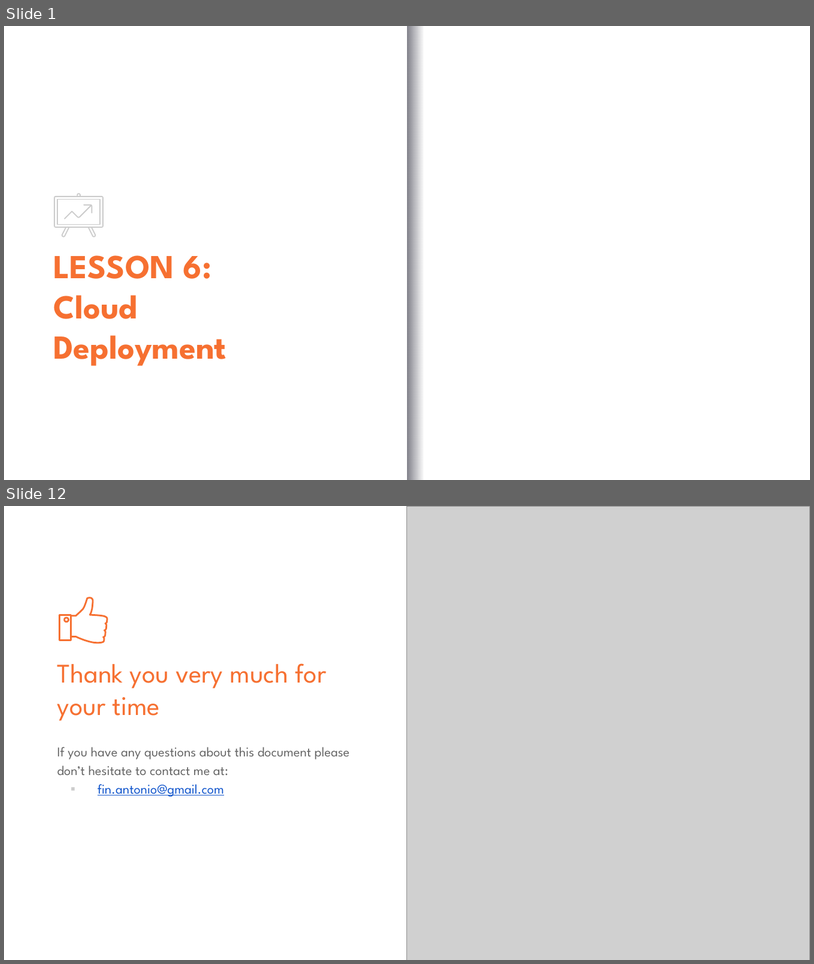
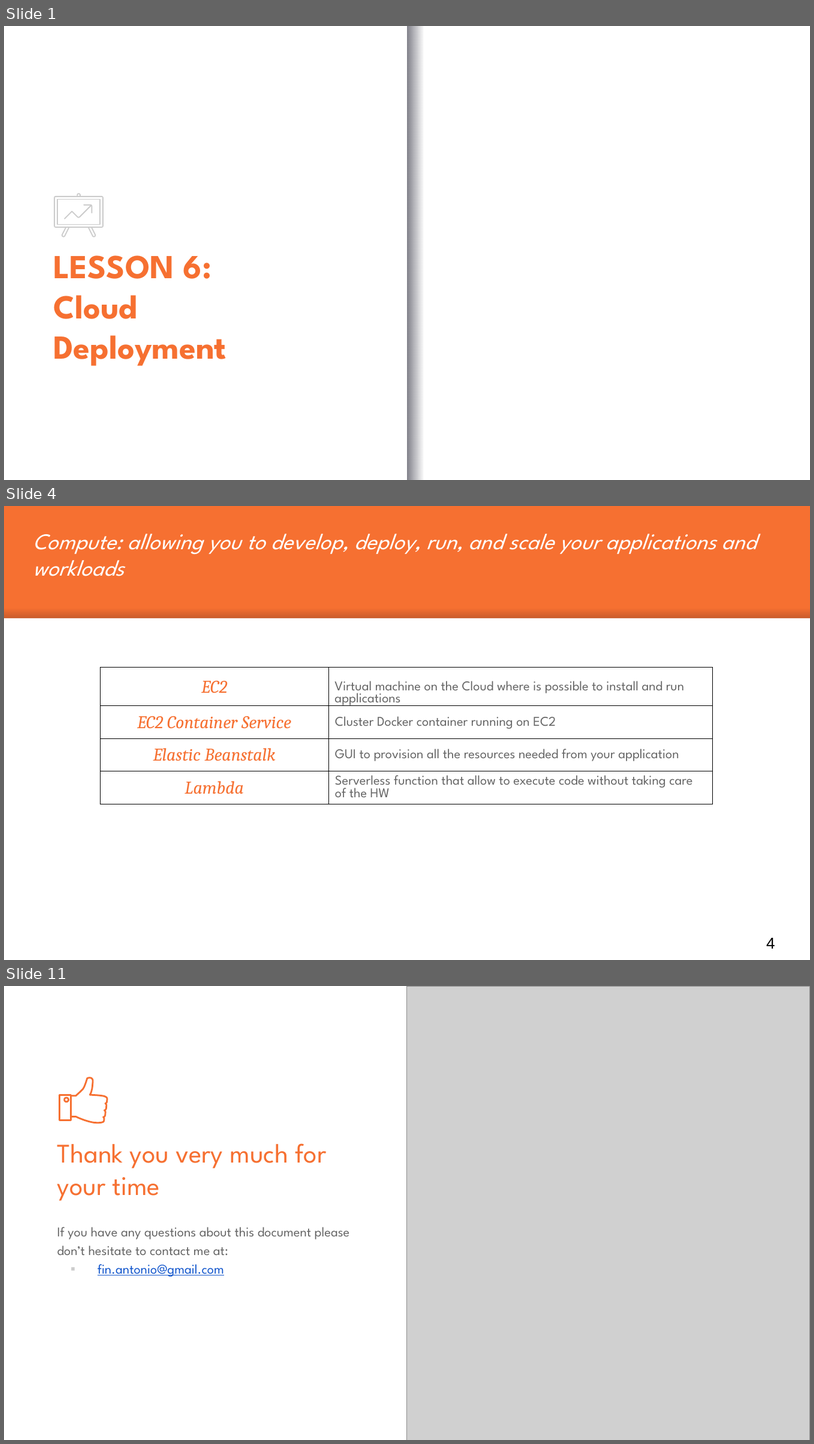
Before and after one commit to antfin/ComputerProgrammingBasic, a slide deck: lessons/Lesson_6.pptx. Shown one above the other, each under a label of ours: slides 1 and 12 before the commit, slides 1, 4 and 11 after it; the slides between them are not shown. The pictures are 814x964 and 814x1444 pixels, drawn with LibreOffice and Linux fonts; fonts in the diff are those of the drawing; grey boxes stand for pictures; background and template pictures are left out. Boxes give left, top, right and bottom in pixels: in the first picture for what was removed or moved away, otherwise in the second. Text is boxed around its words. In the diff, an @@ line names an element or a change of style, - is before the commit and + after.

```diff
--- a/lessons/Lesson_6.pptx
+++ b/lessons/Lesson_6.pptx
@@ slide 4 added at box(4, 506, 810, 960), background #F67031 @@
@@ text added at box(33, 534, 756, 576), 20 pt, text #FFFFFF, italic @@
+Compute: allowing you to develop, deploy, run, and scale your applications and workloads
@@ rectangle added at box(4, 608, 810, 618), fill gradient #000014 @@
@@ rectangle added at box(4, 618, 810, 959), fill #FFFFFF @@
@@ table added at box(100, 667, 713, 813), 4 rows, 2 columns @@
+EC2 | Virtual machine on the Cloud where is possible to install and run applications
+EC2 Container Service | Cluster Docker container running on EC2
+Elastic Beanstalk | GUI to provision all the resources needed from your application
+Lambda | Serverless function that allow to execute code without taking care of the HW
@@ page number added at box(767, 937, 776, 948), 14 pt, text #000000 @@
+4
@@ what was slide 12 is now slide 11 @@
```
Also in this commit, not shown: 2 slides changed, 6 other slides added, 8 slides removed, 4 other files.
